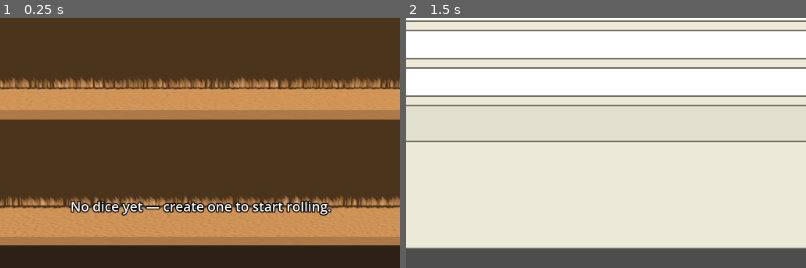
Above: before the commit, frames 1-2 (left to right).
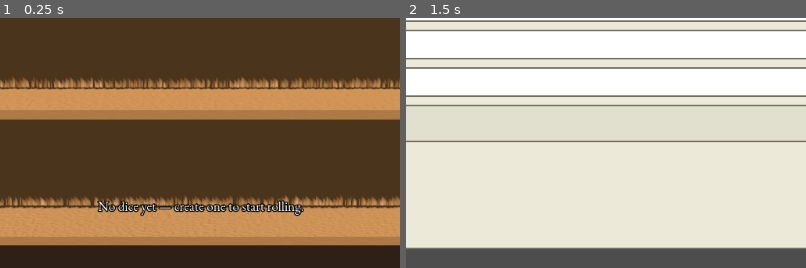
Above: after the commit, the same moments.

Repository: siyangsun/gamba
Game: Godot game, scene res://main.tscn
Two runs of this game, one before a commit and one after it. Both use one fixed random seed, a clock stepped at 60 frames per second and the inputs below. Sound files missing from this copy of the repository are replaced by a short silence.
Inputs (mouse positions are % of the whole screen's width and height, from its top left):
- Up to frame 1 (0.25 s): no input
- Up to frame 2 (1.5 s): click "+ New Die" at 0.5 s; click (55, 18) at 1.27 s; type "12" at 1.35 s
The pictures show only the part of the screen within x 25-75%, y 50-100%; the shares and areas given below are measured in that part.

The runs differ from the first frame. In frame 1, 2.4% of the frame differs, in the area x 17-83%, y 72-80%; in frame 2, nothing differs.

Commit message:
ui: use EB Garamond for die name placards on the shelf
Co-Authored-By: Claude Sonnet 5 <noreply@anthropic.com>

Diff:
--- a/main.gd
+++ b/main.gd
@@ -330,6 +330,7 @@
 func _make_label3d(txt: String, pos: Vector3) -> Label3D:
 	var lbl := Label3D.new()
 	lbl.text = txt
+	lbl.font = load("res://fonts/EBGaramond-Regular.ttf")
 	lbl.font_size = 40
 	lbl.pixel_size = 0.0055
 	lbl.position = pos
